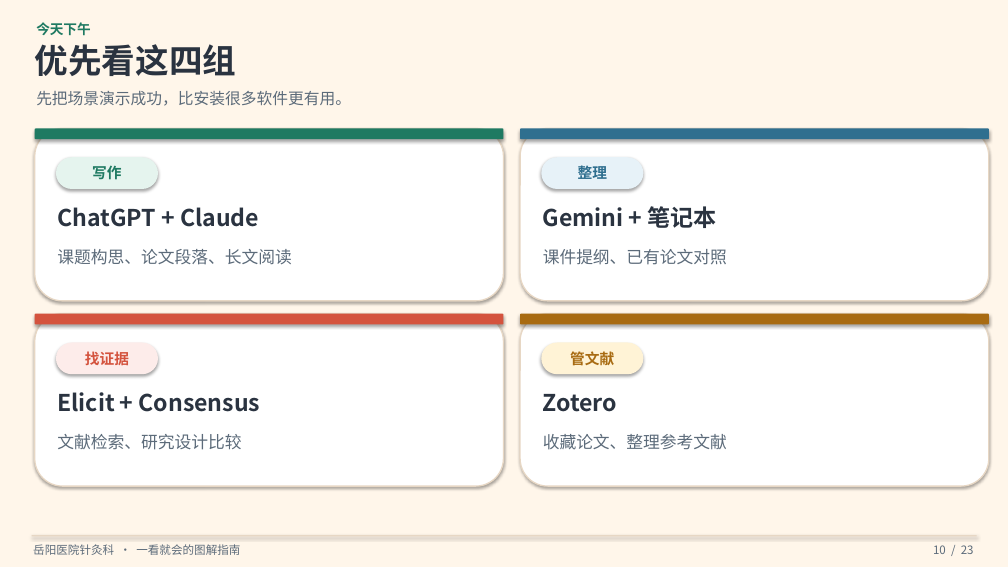
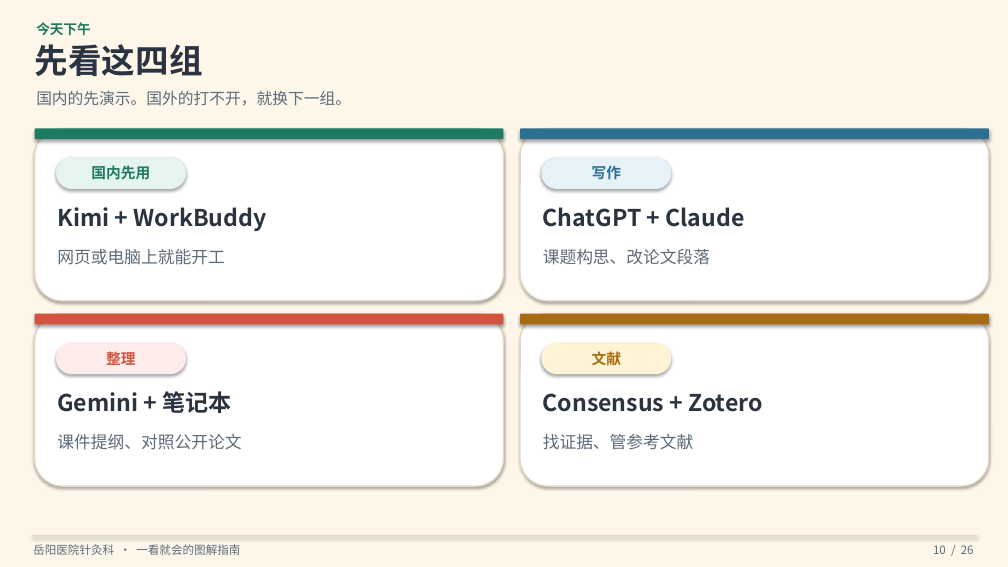
Before and after one commit to hujigang2010-maker/AIDEN, a slide deck: slide 10 of output/岳阳医院针灸科-VPN及国外AI软件安装使用指南.pptx. Drawn at 1008x567 pixels with LibreOffice and Linux fonts; fonts in the diff are those of the drawing. Boxes give left, top, right and bottom in pixels: in the first picture for what was removed or moved away, otherwise in the second. Text is boxed around its words. In the diff, an @@ line names an element or a change of style, - is before the commit and + after.

```diff
--- a/output/岳阳医院针灸科-VPN及国外AI软件安装使用指南.pptx
+++ b/output/岳阳医院针灸科-VPN及国外AI软件安装使用指南.pptx
@@ text at (x1=35, y1=44, x2=203, y2=76): text changed @@
-优先看这四组
+先看这四组
@@ text at (x1=36, y1=91, x2=351, y2=106): text changed @@
-先把场景演示成功，比安装很多软件更有用。
+国内的先演示。国外的打不开，就换下一组。
@@ rounded rectangle resized from (x1=56, y1=157, x2=158, y2=189) to (x1=56, y1=157, x2=186, y2=189) @@
@@ text added at (x1=91, y1=165, x2=150, y2=180), 14 pt, text #1F7A62, bold @@
+国内先用
@@ rounded rectangle resized from (x1=541, y1=157, x2=644, y2=189) to (x1=541, y1=157, x2=671, y2=189) @@
@@ text "写作" moved from (x1=92, y1=165, x2=121, y2=180) to (x1=592, y1=165, x2=621, y2=180) @@
@@ text "写作" at (x1=592, y1=165, x2=621, y2=180): text colour #1F7A62 to #2F6F8F @@
@@ text at (x1=57, y1=207, x2=267, y2=231): text changed @@
-ChatGPT + Claude
+Kimi + WorkBuddy
@@ text at (x1=543, y1=207, x2=745, y2=227): text changed @@
-Gemini + 笔记本
+ChatGPT + Claude
@@ text at (x1=57, y1=249, x2=224, y2=265): text changed @@
-课题构思、论文段落、长文阅读
+网页或电脑上就能开工
@@ text at (x1=543, y1=249, x2=710, y2=265): text changed @@
-课件提纲、已有论文对照
+课题构思、改论文段落
@@ rounded rectangle resized from (x1=56, y1=343, x2=158, y2=374) to (x1=56, y1=343, x2=186, y2=374) @@
@@ text "整理" moved from (x1=578, y1=164, x2=607, y2=183) to (x1=106, y1=349, x2=135, y2=368) @@
@@ text "整理" at (x1=106, y1=349, x2=135, y2=368): text colour #2F6F8F to #D4533E @@
@@ text removed at (x1=85, y1=351, x2=129, y2=365) @@
-找证据
@@ rounded rectangle resized from (x1=541, y1=343, x2=644, y2=374) to (x1=541, y1=343, x2=671, y2=374) @@
@@ text at (x1=592, y1=351, x2=621, y2=365): text changed @@
-管文献
+文献
@@ text at (x1=57, y1=391, x2=231, y2=413): text changed @@
-Elicit + Consensus
+Gemini + 笔记本
@@ text at (x1=543, y1=393, x2=762, y2=412): text changed @@
-Zotero
+Consensus + Zotero
@@ text at (x1=57, y1=434, x2=241, y2=450): text changed @@
-文献检索、研究设计比较
+课件提纲、对照公开论文
@@ text at (x1=543, y1=434, x2=694, y2=450): text changed @@
-收藏论文、整理参考文献
+找证据、管参考文献
@@ text at (x1=933, y1=545, x2=974, y2=554): text changed @@
-10 / 23
+10 / 26
```
Also in this commit, not shown: 20 other slides changed, 5 slides added, 2 slides removed, 4 other files.
